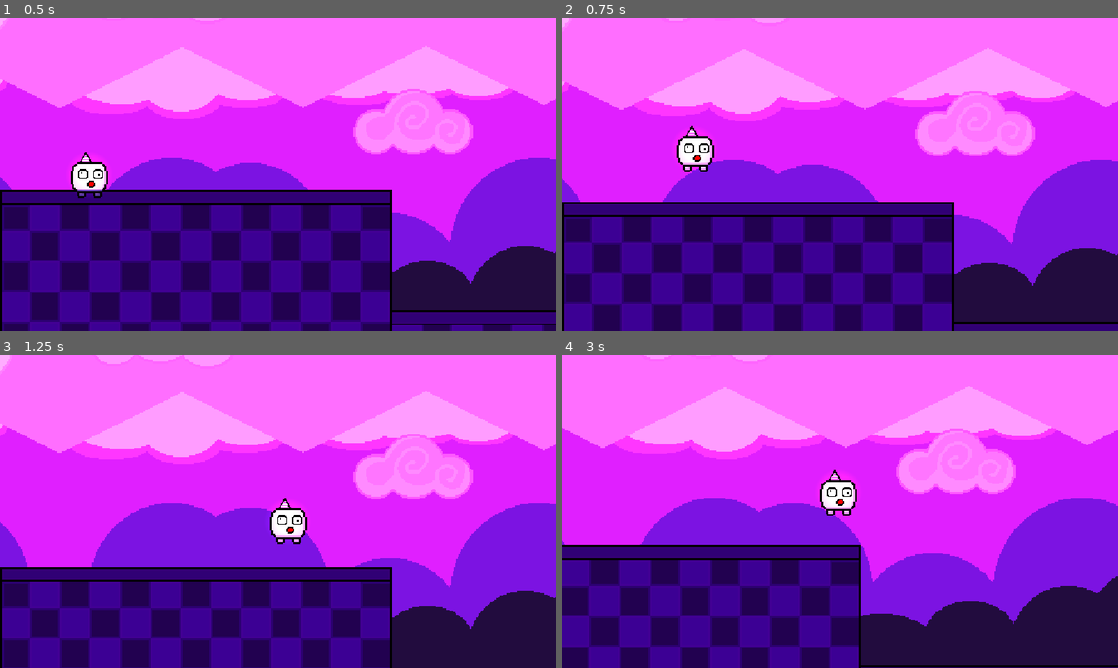
Above: before the commit, frames 1-4 (two rows, left to right).
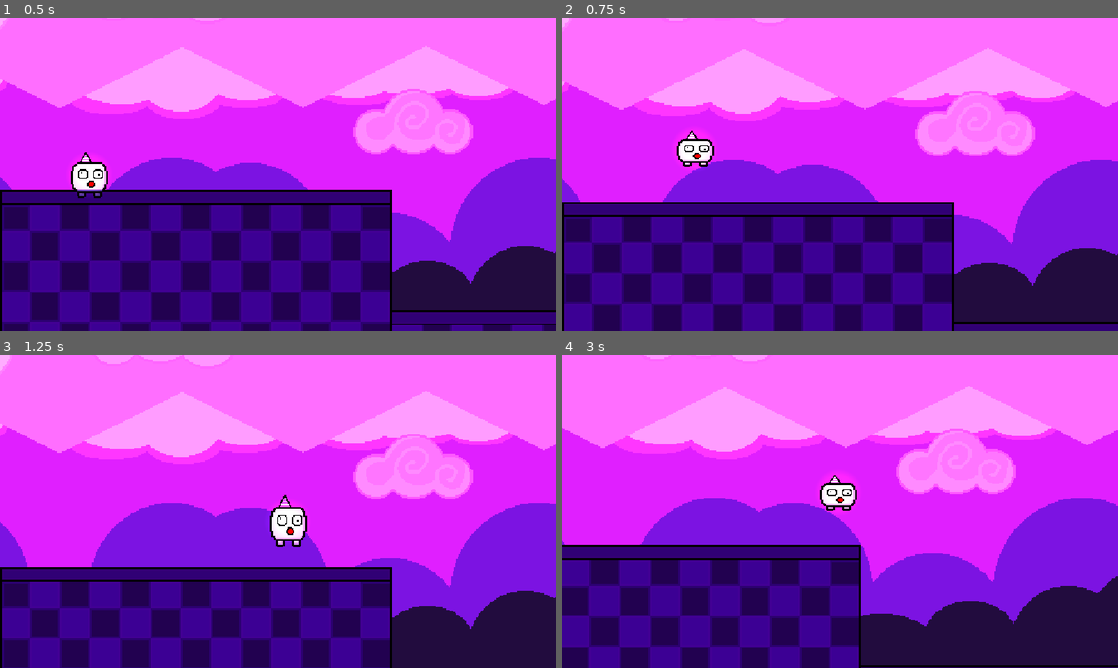
Above: after the commit, the same moments.

Repository: brokenfence-53/Cake-Dash
Game: Godot game, scene res://main.tscn
The game is run twice, just before and just after one commit, with the same random seed, the same clock (stepped at 60 frames per second) and the same inputs.
Inputs:
- Up to frame 1 (0.5 s): no input
- Up to frame 2 (0.75 s): tap Enter at 0.5 s; hold Right (right) from 0.53 s (still down); tap Up (up) at 0.6 s
- Up to frame 3 (1.25 s): keep holding Right (right); tap Up (up) at 0.77, 1.07 s
- Up to frame 4 (3 s): tap Up (up) at 1.35, 1.52, 1.82, 2.1, 2.85 s; release Right (right) at 2.03 s; hold Left (left) 2.03-2.78 s; hold Right (right) from 2.78 s (still down)

Frame 1 is identical in both runs. In frame 2, 0.3% of the frame differs, in the area x 20-28%, y 34-50%; in frame 3, 0.3%; in frame 4, 0.4%, in the area x 46-53%, y 36-52%.

Commit message:
new files and sfx

Diff:
--- a/project.godot
+++ b/project.godot
@@ -21,7 +21,6 @@
 
 [display]
 
-window/size/mode=3
 window/stretch/mode="canvas_items"
 
 [input]
--- a/scenes/characters/player.tscn
+++ b/scenes/characters/player.tscn
@@ -2,9 +2,38 @@
 
 [ext_resource type="Script" uid="uid://bfry6bl17sqn7" path="res://scripts/behaviors/player.gd" id="1_yewv4"]
 [ext_resource type="Texture2D" uid="uid://2vi7mc27numf" path="res://sprites/sidleplayer/Derp.png" id="2_76oj4"]
+[ext_resource type="AudioStream" uid="uid://78dlblu1bmo" path="res://audio/sfx/jump_sfx.wav" id="3_76oj4"]
+[ext_resource type="AudioStream" uid="uid://bac21o7mwgwks" path="res://audio/sfx/ouch_sfx.wav" id="4_dyp2m"]
 
 [sub_resource type="Animation" id="Animation_e80uo"]
 length = 0.001
+tracks/0/type = "value"
+tracks/0/imported = false
+tracks/0/enabled = true
+tracks/0/path = NodePath("PlayerSprite:frame")
+tracks/0/interp = 1
+tracks/0/loop_wrap = true
+tracks/0/keys = {
+"times": PackedFloat32Array(0),
+"transitions": PackedFloat32Array(1),
+"update": 1,
+"values": [0]
+}
+tracks/1/type = "value"
+tracks/1/imported = false
+tracks/1/enabled = true
+tracks/1/path = NodePath("PlayerSprite:scale")
+tracks/1/interp = 1
+tracks/1/loop_wrap = true
+tracks/1/keys = {
+"times": PackedFloat32Array(0),
+"transitions": PackedFloat32Array(1),
+"update": 0,
+"values": [Vector2(1, 1)]
+}
+
+[sub_resource type="Animation" id="Animation_76oj4"]
+resource_name = "fall"
 tracks/0/type = "value"
 tracks/0/imported = false
 tracks/0/enabled = true
@@ -33,6 +62,35 @@
 "values": [0]
 }
 
+[sub_resource type="Animation" id="Animation_yewv4"]
+resource_name = "jump"
+length = 0.4
+loop_mode = 2
+tracks/0/type = "value"
+tracks/0/imported = false
+tracks/0/enabled = true
+tracks/0/path = NodePath("PlayerSprite:scale")
+tracks/0/interp = 1
+tracks/0/loop_wrap = true
+tracks/0/keys = {
+"times": PackedFloat32Array(0, 0.1, 0.3, 0.4),
+"transitions": PackedFloat32Array(0.5, 2, 0.5, 2),
+"update": 0,
+"values": [Vector2(1, 1), Vector2(1, 0.75), Vector2(1, 1.15), Vector2(1, 1)]
+}
+tracks/1/type = "value"
+tracks/1/imported = false
+tracks/1/enabled = true
+tracks/1/path = NodePath("PlayerSprite:frame")
+tracks/1/interp = 1
+tracks/1/loop_wrap = true
+tracks/1/keys = {
+"times": PackedFloat32Array(),
+"transitions": PackedFloat32Array(),
+"update": 1,
+"values": []
+}
+
 [sub_resource type="Animation" id="Animation_kne1u"]
 resource_name = "walk"
 length = 0.9
@@ -53,7 +111,9 @@
 [sub_resource type="AnimationLibrary" id="AnimationLibrary_e80uo"]
 _data = {
 &"RESET": SubResource("Animation_e80uo"),
+&"fall": SubResource("Animation_76oj4"),
 &"idle": SubResource("Animation_kpjcp"),
+&"jump": SubResource("Animation_yewv4"),
 &"walk": SubResource("Animation_kne1u")
 }
 
@@ -82,6 +142,7 @@
 
 [node name="AnimationPlayer" type="AnimationPlayer" parent="." unique_id=888334291]
 libraries/ = SubResource("AnimationLibrary_e80uo")
+speed_scale = 1.5
 
 [node name="CollisionShape2D" type="CollisionShape2D" parent="." unique_id=809452932]
 visible = false
@@ -102,6 +163,12 @@
 wait_time = 0.12
 
 [node name="JumpSFX" type="AudioStreamPlayer" parent="." unique_id=744457995]
+stream = ExtResource("3_76oj4")
+bus = &"SFX"
+
+[node name="HurtSFX" type="AudioStreamPlayer" parent="." unique_id=1883411486]
+stream = ExtResource("4_dyp2m")
+bus = &"SFX"
 
 [node name="PointLight2D" type="PointLight2D" parent="." unique_id=631548895]
 position = Vector2(-2, 0)
--- a/scripts/behaviors/player.gd
+++ b/scripts/behaviors/player.gd
@@ -4,6 +4,7 @@
 @onready var JumpBufferTimer : Timer = $JumpBufferTimer
 @onready var AnimationSprite : Sprite2D = $PlayerSprite
 @onready var JumpSFX : AudioStreamPlayer = $JumpSFX
+@onready var Anim : AnimationPlayer = $AnimationPlayer
 
 var coyote_time_activated : bool = false
 
@@ -36,33 +37,41 @@
 			JumpBufferTimer.stop()
 			CoyoteTimer.stop()
 			coyote_time_activated = true
-
+			JumpSFX.play()
 		gravity = lerp(gravity, 12.0, 12.0 * delta)
 	else:
 		if CoyoteTimer.is_stopped() and !coyote_time_activated:
 			CoyoteTimer.start()
 			coyote_time_activated = true
-
 		if Input.is_action_just_released("up") or is_on_ceiling():
 			velocity.y = 0.5
-
 		gravity = lerp(gravity, max_gravity, 12.0 * delta)
 
 	if Input.is_action_just_pressed("up"):
 		if JumpBufferTimer.is_stopped():
 			JumpBufferTimer.start()
 
-	# FIXED: buffer only fires when NOT on floor
 	if !JumpBufferTimer.is_stopped() \
 	and jumps_left == total_jumps \
 	and !is_on_floor() \
 	and !CoyoteTimer.is_stopped():
-
 		velocity.y = jump_height
 		jumps_left -= 1
 		JumpBufferTimer.stop()
 		CoyoteTimer.stop()
 		coyote_time_activated = true
+		JumpSFX.play()
+
+	if !is_on_floor():
+		if velocity.y < 0:
+			Anim.play("jump")
+		else:
+			Anim.play("fall")
+	else:
+		if abs(velocity.x) > 10:
+			Anim.play("walk")
+		else:
+			Anim.play("idle")
 
 	velocity.y += gravity
 	move_and_slide()
--- /dev/null
+++ b/scripts/classes/item_pickup.gd
@@ -0,0 +1,8 @@
+extends Area2D
+class_name ItemPickup
+
+var value : int = 1
+
+func _on_body_entered(body: Node2D):
+	if body.is_in_group("player"):
+		queue_free()
Not shown, added: audio/sfx/jump_sfx.wav.import
Not shown, added: audio/sfx/ouch_sfx.wav.import
Not shown, added: scripts/classes/item_pickup.gd.uid
Not shown, added: audio/sfx/jump_sfx.wav
Not shown, added: audio/sfx/ouch_sfx.wav
